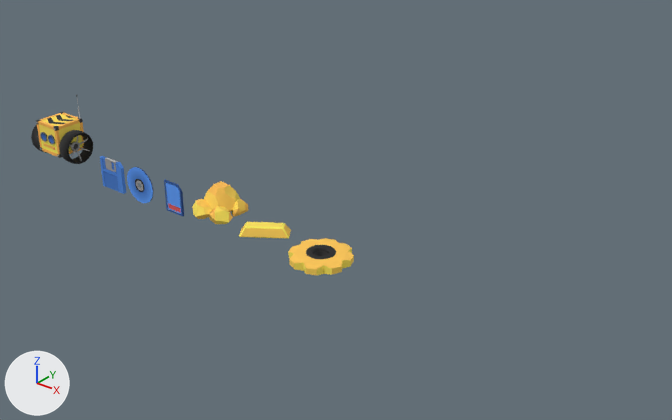
The Blender file Blender/robots.blend: old version first, new version second.
Camera for both pictures: a 50 mm camera at (49.7, -33.4, 23.7) aimed at (22.0, 1.3, 2.2). The axes (+X, +Y, +Z) are drawn at lower left. The lights are the same throughout. The older version comes first.
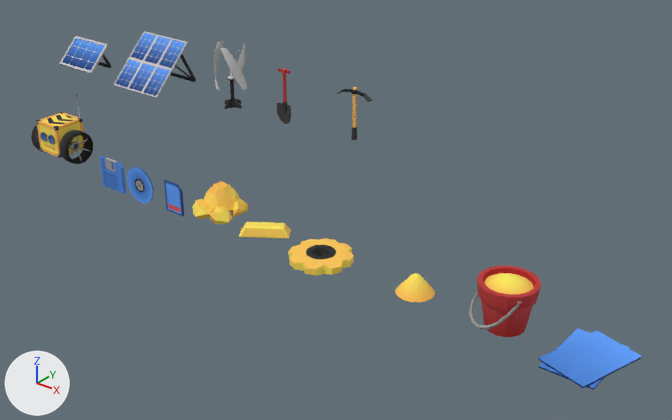
Boxes [x1, y1, x2, y2] around the edits, measured in the pictures (672 x 420 px):
'Sand', added (red): after [469, 266, 541, 337]
'Cube.004', added (blue): after [538, 328, 642, 390]
'Solar.001', added (blue): after [113, 31, 196, 98]
'Solar', added (blue): after [59, 36, 111, 74]
'Sand.001', added (yellow): after [395, 273, 435, 302]
'Cylinder.004', added: after [214, 41, 247, 91]
'Cube.005', added: after [277, 68, 291, 124]
'Cube.006', added: after [337, 87, 372, 140]
'Cylinder.003', added: after [224, 79, 242, 109]

The change, as a diff of the scene's bpy script:
```diff
--- a/Blender/robots.blend.py
+++ b/Blender/robots.blend.py
@@ ob_cube_006 @@
+ob_cube_006 = bpy.data.objects.new('Cube.006', me_cube_006)  # 60 vertices, 50 faces; spans x -0.95..0.91, y -0.16..0.16, z -1.6..1.02; in mat_material (picture img_robot_png); modifiers EDGE_SPLIT
+ob_cube_006.location = (24.14, 0.0, 8.7)
@@ ob_cube_005 @@
+ob_cube_005 = bpy.data.objects.new('Cube.005', me_cube_005)  # 60 vertices, 50 faces; spans x -0.43..0.43, y -0.15..0.09, z -2.05..0.83; in mat_material (picture img_robot_png); modifiers EDGE_SPLIT
+ob_cube_005.location = (19.72, 0.0, 8.91)
@@ ob_cube_004 @@
+ob_cube_004 = bpy.data.objects.new('Cube.004', me_cube_004)  # 16 vertices, 12 faces; spans x -1.51..1.98, y -2.21..2.14, z -0.01..0.17; in mat_material (picture img_robot_png)
+ob_cube_004.location = (37.0, 0.0, 0.0)
@@ ob_sand_001 @@
+ob_sand_001 = bpy.data.objects.new('Sand.001', me_sand_001)  # 49 vertices, 33 faces; spans x -0.99..0.99, y -0.99..0.99, z 0.0..1.05; in mat_material (picture img_robot_png)
+ob_sand_001.location = (28.0, 0.0, 0.0)
@@ ob_sand @@
+ob_sand = bpy.data.objects.new('Sand', me_sand)  # 217 vertices, 198 faces; spans x -1.56..1.56, y -1.64..1.43, z 0.0..2.67; in mat_material (picture img_robot_png)
+ob_sand.location = (33.0, 0.0, 0.0)
+ob_sand.rotation_euler = (0.0, 0.0, -0.698)  # degrees (0, 0, -40)
@@ ob_cylinder_004 @@
+ob_cylinder_004 = bpy.data.objects.new('Cylinder.004', me_cylinder_004)  # 434 vertices, 353 faces; spans x -0.84..0.87, y -0.84..0.86, z 1.04..3.36; in mat_material (picture img_robot_png); modifiers EDGE_SPLIT
+ob_cylinder_004.parent = ob_cylinder_003
+ob_cylinder_004.location = (16.0, 0.0, 7.0)
@@ ob_cylinder_003 @@
+ob_cylinder_003 = bpy.data.objects.new('Cylinder.003', me_cylinder_003)  # 152 vertices, 100 faces; spans x -0.6..0.6, y -0.6..0.6, z 0.0..1.56; in mat_material (picture img_robot_png); modifiers EDGE_SPLIT
+ob_cylinder_003.location = (16.0, 0.0, 7.0)
@@ ob_solar_001 @@
+ob_solar_001 = bpy.data.objects.new('Solar.001', me_solar_001)  # 580 vertices, 244 faces; spans x -1.8..1.8, y -0.04..2.56, z -1.72..1.67; in mat_material (picture img_robot_png)
+ob_solar_001.location = (10.0, 0.0, 7.0)
+ob_solar_001.rotation_euler = (1.571, 0.0, 0.0)  # degrees (90, 0, 0)
@@ ob_solar @@
+ob_solar = bpy.data.objects.new('Solar', me_solar)  # 114 vertices, 57 faces; spans x -1.5..1.5, y -0.06..1.45, z -0.48..1.13; in mat_material (picture img_robot_png)
+ob_solar.location = (4.0, 0.0, 7.0)
+ob_solar.rotation_euler = (1.571, 0.0, 0.0)  # degrees (90, 0, 0)
```
